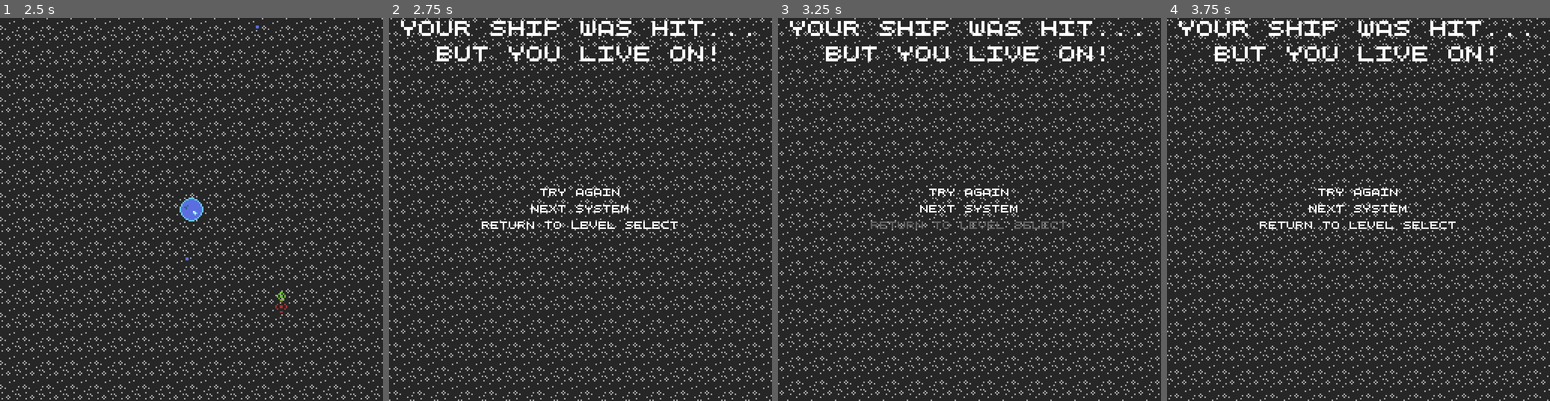
Above: before the commit, frames 1-4 (left to right).
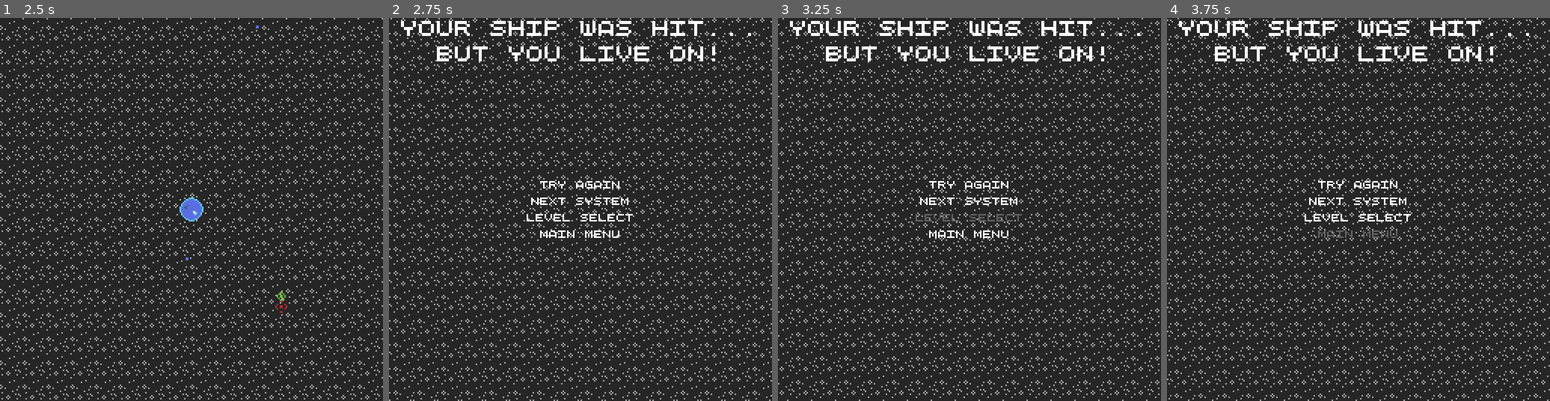
Above: after the commit, the same moments.

Repository: WinterAtne/Space-Pirate-Survival
Game: Godot game, scene res://scenes/main.tscn
Same seed, same stepped clock (60 frames per second), same inputs: the game is played once before the commit and once after it.
Inputs (mouse positions are in pixels of both pictures, inside the frame that each line leads up to):
- Up to frame 1 (2.5 s): click "Start" at 0.5 s; tap Enter at 1.25 s; move the mouse to (275, 190) at 1.27 s; hold Space (accelerate) 1.28-2.03 s; click (275, 190) at 1.35 s; move the mouse to (114, 228) at 2.02 s; click (114, 228) at 2.1 s
- Up to frame 2 (2.75 s): no input
- Up to frame 3 (3.25 s): click "Return to Level Select" (after the commit: "Level Select") at 2.75 s
- Up to frame 4 (3.75 s): click (1358, 232) at 3.5 s, where only the run after the commit has a clickable "Main Menu"

Frame 1 is identical in both runs. In frame 2, 1.4% of the frame differs, in the area x 24-76%, y 42-58%; in frame 3, 1.4%; in frame 4, 1.4%.

Commit message:
Changed up Death Screen

Diff:
--- a/scenes/ui/death_screen.tscn
+++ b/scenes/ui/death_screen.tscn
@@ -24,7 +24,11 @@
 
 [node name="LevelSelect" type="Button" parent="CenterContainer/Buttons"]
 layout_mode = 2
-text = "Return to Level Select"
+text = "Level Select"
+
+[node name="MainMenu" type="Button" parent="CenterContainer/Buttons"]
+layout_mode = 2
+text = "Main Menu"
 
 [node name="Titlecard" type="CenterContainer" parent="."]
 anchors_preset = 10
